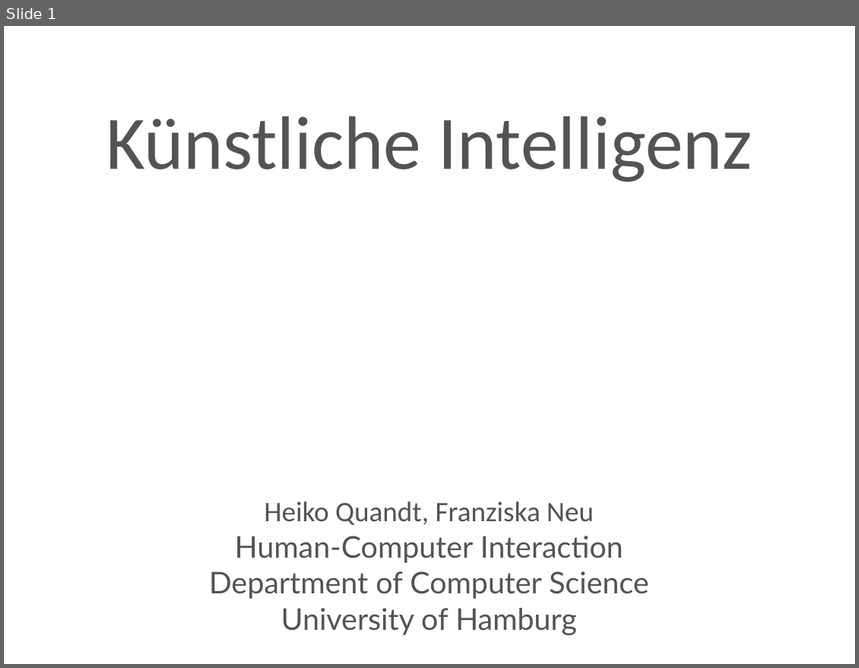
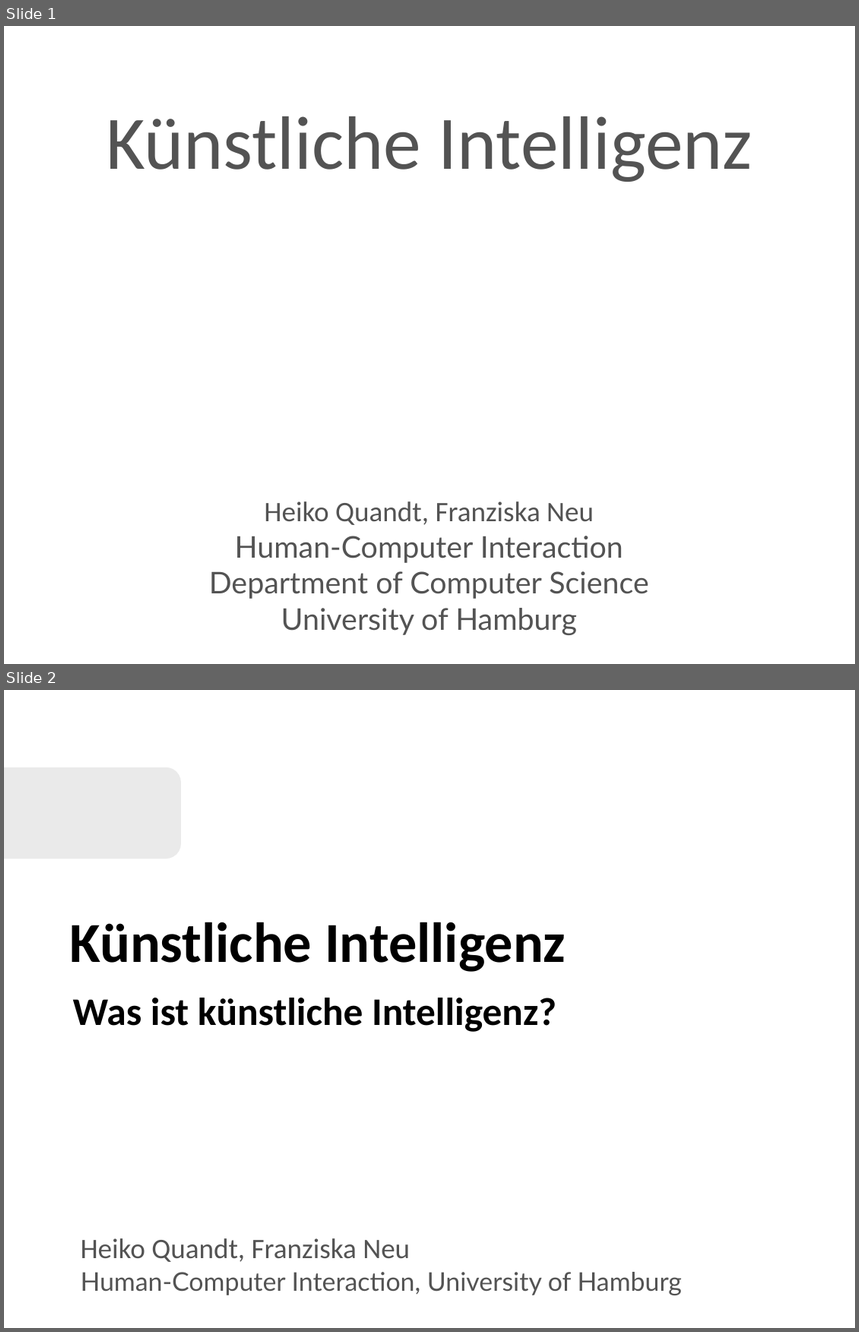
Before and after one commit to Franzi93/Seminar, a slide deck: Präsentation/Künstliche Intelligenz.odp. Shown one above the other, each under a label of ours: slide 1 before the commit, slides 1 and 2 after it. The pictures are 859x668 and 859x1332 pixels, drawn with LibreOffice and Linux fonts; fonts in the diff are those of the drawing; background and template pictures are left out. Boxes give left, top, right and bottom in pixels: in the first picture for what was removed or moved away, otherwise in the second. Text is boxed around its words. In the diff, an @@ line names an element or a change of style, - is before the commit and + after.

```diff
--- a/Präsentation/Künstliche Intelligenz.odp
+++ b/Präsentation/Künstliche Intelligenz.odp
@@ slide 2 added at <box>4,690,855,1328</box>, background #FFFFFF @@
@@ freeform shape added at <box>4,768,181,859</box>, fill #D6D6D6 at 50% opacity @@
@@ title added at <box>69,922,566,972</box>, 68 pt, text #000000, bold @@
+Künstliche Intelligenz
@@ free added at <box>70,983,729,1037</box>, 47 pt, text #000000, bold @@
+Was ist künstliche Intelligenz?
@@ free added at <box>77,1227,736,1269</box>, 34 pt, text #535353 @@
+Heiko Quandt, Franziska Neu
@@ free added at <box>77,1243,736,1320</box>, 31 pt, text #535353 @@
+Human-Computer Interaction, University of Hamburg
```
Also in this commit, not shown: 4 slides changed, 5 other files.
